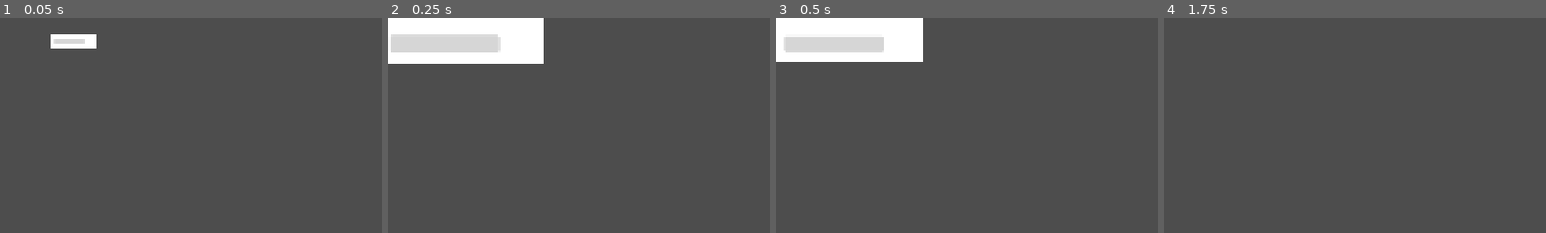
Above: before the commit, frames 1-4 (left to right).
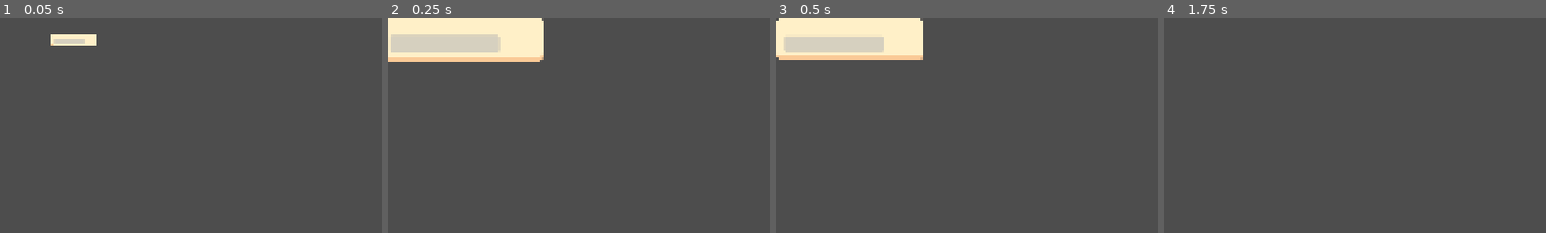
Above: after the commit, the same moments.

Repository: VeryKoolGames/ace_electromenager
Game: Godot game, scene res://Assets/Scenes/UI/power_up_line_ui.tscn
Two runs of this game, one before a commit and one after it. Both use one fixed random seed, a clock stepped at 60 frames per second and the inputs below. This scene is started directly instead of the project's main scene.
Inputs (mouse positions are % of the whole screen's width and height, from its top left):
- Up to frame 1 (0.05 s): no input
- Up to frame 2 (0.25 s): no input
- Up to frame 3 (0.5 s): no input
- Up to frame 4 (1.75 s): move the mouse to (72, 45) at 0.52 s; press the mouse at (72, 45) at 0.53 s; move the mouse to (30, 55) at 1.27 s; release the mouse at (30, 55) at 1.28 s; click (30, 55) at 1.35 s
The pictures show only the part of the screen within x 0-50%, y 0-50%; the shares and areas given below are measured in that part.

The runs differ from the first frame. In frame 1, 0.6% of the frame differs, in the area x 13-26%, y 7-15%; in frame 2, 6.7%, in the area x 0-41%, y 0-22%; in frame 3, 6.3%; in frame 4, nothing differs.

Commit message:
better power up ui

Diff:
--- a/Assets/Scenes/Player/player.tscn
+++ b/Assets/Scenes/Player/player.tscn
@@ -12,7 +12,7 @@
 
 [node name="RaquetteSprite" type="Sprite2D" parent="."]
 z_index = 1
-position = Vector2(9, 18)
+position = Vector2(-1, 18)
 rotation = -0.698132
 scale = Vector2(0.5, 0.5)
 texture = ExtResource("2_wp0h6")
--- a/Assets/Scenes/UI/power_up_line_ui.tscn
+++ b/Assets/Scenes/UI/power_up_line_ui.tscn
@@ -1,13 +1,24 @@
-[gd_scene load_steps=5 format=3 uid="uid://18cfkcpcdxsb"]
+[gd_scene load_steps=7 format=3 uid="uid://18cfkcpcdxsb"]
 
 [ext_resource type="Texture2D" uid="uid://bo35adutlk4d7" path="res://Assets/sprites/Objet1.png" id="1_jgpi6"]
+[ext_resource type="Texture2D" uid="uid://cjld02n6rulqs" path="res://Assets/sprites/Pannel1.png" id="1_nc54y"]
 [ext_resource type="Script" uid="uid://po4pte8sovrc" path="res://Assets/Scripts/UI/power_up_line.gd" id="1_yap1t"]
 [ext_resource type="Script" uid="uid://bwjid4t638k48" path="res://Assets/Scripts/Components/scale_on_spawn_component.gd" id="3_jrjw0"]
 [ext_resource type="Script" uid="uid://d315g88q7180c" path="res://Assets/Scripts/Components/scale_on_destroy_component.gd" id="4_mojvk"]
 
-[node name="PowerUpLineUI" type="ColorRect" node_paths=PackedStringArray("duration_timer", "progress_bar", "sprite_texture", "power_up_label")]
+[sub_resource type="StyleBoxTexture" id="StyleBoxTexture_y843w"]
+texture = ExtResource("1_nc54y")
+texture_margin_left = 12.0
+texture_margin_top = 52.0
+texture_margin_right = 30.0
+region_rect = Rect2(0, 0, 126, 160)
+
+[node name="PowerUpLineUI" type="Panel" node_paths=PackedStringArray("duration_timer", "progress_bar", "sprite_texture", "power_up_label")]
 custom_minimum_size = Vector2(370, 112)
+offset_right = 370.0
+offset_bottom = 112.0
 pivot_offset = Vector2(185, 56)
+theme_override_styles/panel = SubResource("StyleBoxTexture_y843w")
 script = ExtResource("1_yap1t")
 duration_timer = NodePath("DurationTimer")
 progress_bar = NodePath("HBoxContainer/MarginContainer2/VBoxContainer/ProgressBar")
@@ -26,7 +37,7 @@
 
 [node name="MarginContainer" type="MarginContainer" parent="HBoxContainer"]
 layout_mode = 2
-theme_override_constants/margin_bottom = 20
+theme_override_constants/margin_bottom = 30
 
 [node name="TextureRect" type="TextureRect" parent="HBoxContainer/MarginContainer"]
 layout_mode = 2
--- a/Assets/Scripts/UI/power_up_line.gd
+++ b/Assets/Scripts/UI/power_up_line.gd
@@ -1,4 +1,4 @@
-extends ColorRect
+extends Panel
 class_name PowerUpLine
 
 @export var duration_timer: Timer
